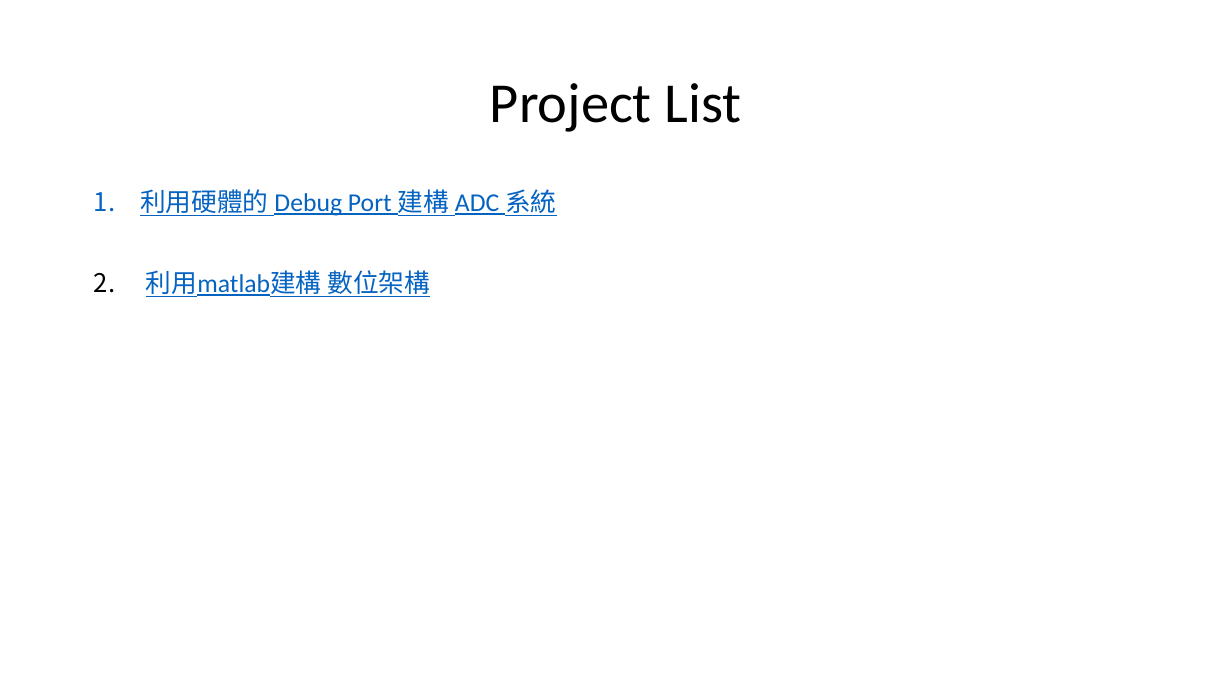
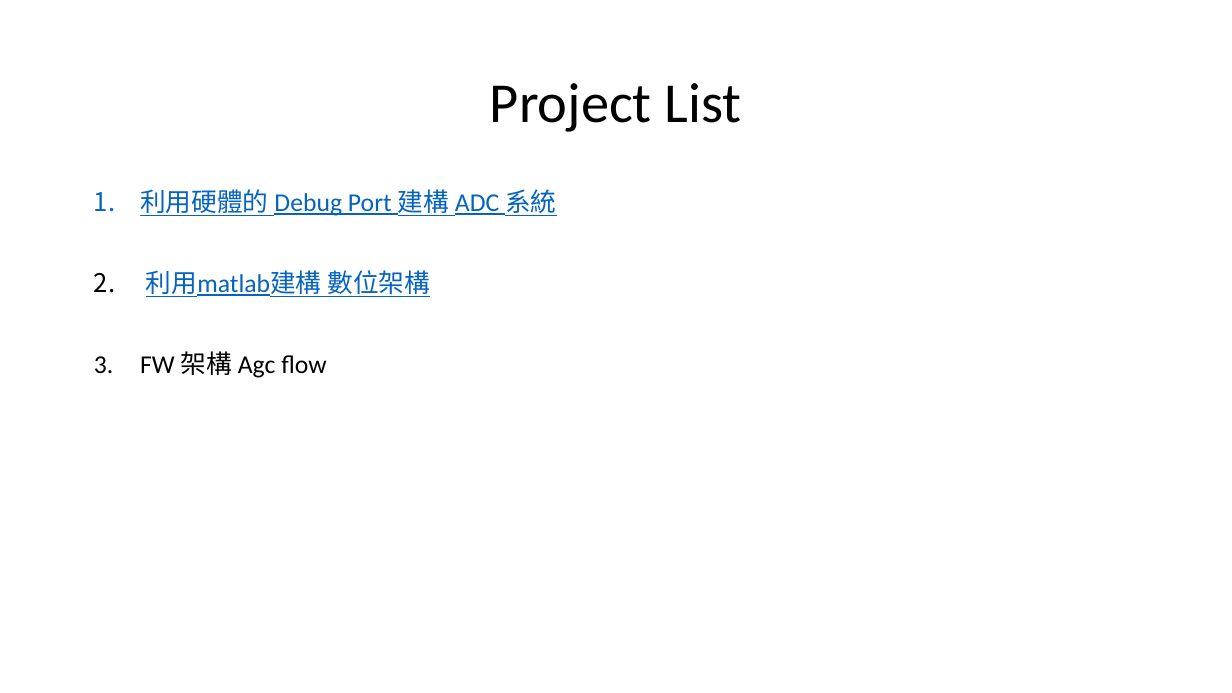
Before and after one commit to a0910281835/Summrary_PDF, a slide deck: slide 3 of Project_Summary_pdf/Project_Summary.pptx. Drawn at 1232x693 pixels with LibreOffice and Linux fonts; fonts in the diff are those of the drawing. Boxes give left, top, right and bottom in pixels: in the first picture for what was removed or moved away, otherwise in the second. Text is boxed around its words. In the diff, an @@ line names an element or a change of style, - is before the commit and + after.

```diff
--- a/Project_Summary_pdf/Project_Summary.pptx
+++ b/Project_Summary_pdf/Project_Summary.pptx
@@ text at [140, 351, 326, 378]: paragraph added @@
+3. FW 架構 Agc flow
```
Also in this commit, not shown: 1 other slide changed, 1 slide added.
